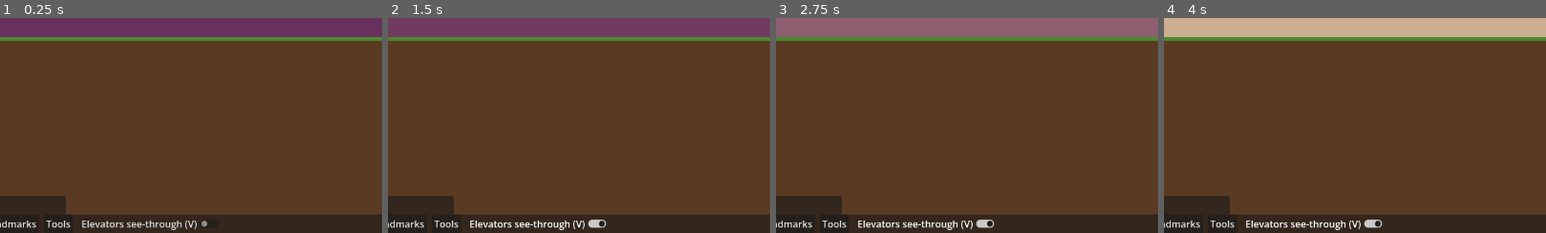
Above: before the commit, frames 1-4 (left to right).
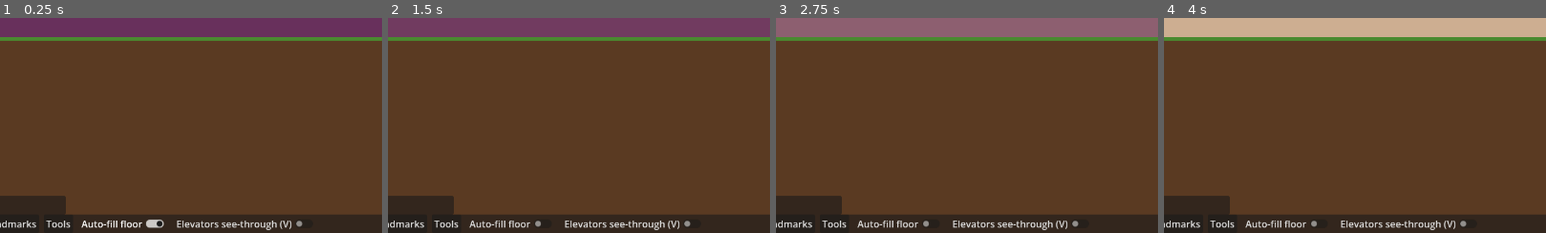
Above: after the commit, the same moments.

Repository: evidencelacking/TowerGame
Game: Godot game, scene res://scenes/main.tscn
Two runs of this game, one before a commit and one after it. Both use one fixed random seed, a clock stepped at 60 frames per second and the inputs below.
Inputs (mouse positions are % of the whole screen's width and height, from its top left):
- Up to frame 1 (0.25 s): no input
- Up to frame 2 (1.5 s): click (57, 98) at 0.5 s, where only the run after the commit has a clickable "Auto-fill floor"; click "2x" at 1.25 s
- Up to frame 3 (2.75 s): click "1x" at 2 s
- Up to frame 4 (4 s): click "3x" at 2.75 s; tap Enter at 3.5, 3.6 s; move the mouse to (72, 45) at 3.52 s; hold Right (ui_right) from 3.53 s (still down); click (72, 45) at 3.67 s; tap Space at 3.77 s
The pictures show only the part of the screen within x 41-91%, y 50-100%; the shares and areas given below are measured in that part.

The runs differ from the first frame. In frame 1, 1.2% of the frame differs, in the area x 21-80%, y 93-99%; in frame 2, 1.2%; in frame 3, 1.2%; in frame 4, 1.2%.

Commit message:
Auto-fill floor: the ghost adds the floor gap beside a new item and its cost (refs #273)
View-side setting (toolbar toggle, on by default, kept in user://settings.cfg).
A click sends ordinary BUILD_FLOOR commands before the item's own command.
The sim is unchanged.

Co-Authored-By: Claude Sonnet 5.5 <noreply@anthropic.com>

Diff:
--- /dev/null
+++ b/scripts/view/auto_fill.gd
@@ -0,0 +1,81 @@
+extends RefCounted
+## Auto-fill floor (#273), view side. For each floor a new item stands on, the empty cells between the
+## item and the nearest floor on either side of that level are planned as ordinary floor spans, so no
+## air is left beside a shaft, stairs or room. The ghost shows the cells and adds their price; a click
+## sends them as BUILD_FLOOR commands before the item's own command. The sim is not changed.
+
+const GridScript := preload("res://scripts/sim/grid.gd")
+const RoomsScript := preload("res://scripts/sim/rooms.gd")
+const CatalogueScript := preload("res://scripts/sim/room_catalogue.gd")
+const TowerSim := preload("res://scripts/sim/tower.gd")
+const ViewSettings := preload("res://scripts/view/view_settings.gd")
+
+
+## The spans to fill beside an item at columns x to x + width - 1 on the given floors (any order).
+## Returns {"spans": [[floor, x_start, x_end], ...] bottom to top, "cost": dollars}. A gap whose cells
+## would have nothing to rest on (counting the gaps planned on the floor below) is left out.
+static func plan(t: TowerSim, levels: Array[int], x: int, width: int) -> Dictionary:
+	var sorted: Array[int] = []
+	sorted.assign(levels)
+	sorted.sort_custom(func(a: int, b: int) -> bool: return GridScript.floor_to_index(a) < GridScript.floor_to_index(b))
+	var pending := {}  # floor * 1000 + column -> true, cells planned so far
+	var spans: Array = []
+	var units := 0
+	for level: int in sorted:
+		for side: int in [-1, 1]:
+			var gap := _gap(t, level, x, width, side)
+			if gap.is_empty() or not _all_supported(t, level, gap[0], gap[1], pending):
+				continue
+			spans.append([level, gap[0], gap[1]])
+			units += gap[1] - gap[0] + 1
+			for column in range(gap[0], gap[1] + 1):
+				pending[level * 1000 + column] = true
+	return {"spans": spans, "cost": units * CatalogueScript.FLOOR_COST_PER_UNIT}
+
+
+## [start, end] columns of the empty cells between the item and the nearest floor on one side
+## (-1 left, 1 right) of its level, or [] when there is no floor on that side or no gap.
+static func _gap(t: TowerSim, level: int, x: int, width: int, side: int) -> Array[int]:
+	var none: Array[int] = []
+	var edge := x - 1 if side < 0 else x + width
+	var column := edge
+	while column >= 0 and column < GridScript.WIDTH_UNITS and not t.floors.has_floor(level, column):
+		column += side
+	if column < 0 or column >= GridScript.WIDTH_UNITS or column == edge:
+		return none
+	var out: Array[int] = []
+	if side < 0:
+		out.assign([column + 1, edge])
+	else:
+		out.assign([edge, column - 1])
+	return out
+
+
+static func _all_supported(t: TowerSim, level: int, start: int, end: int, pending: Dictionary) -> bool:
+	if level == 1:
+		return true
+	var below := RoomsScript.floor_above(level) if level < 0 else RoomsScript.floor_below(level)
+	for column in range(start, end + 1):
+		if not t.floors.has_floor(below, column) and not pending.has(below * 1000 + column):
+			return false
+	return true
+
+
+## Adds the plan to a valid verdict: its cost, the spans in verdict["fill"], and a hint. A verdict
+## that can no longer be paid becomes invalid. No-op when the setting is off or nothing is to fill.
+static func apply(t: TowerSim, out: Dictionary, levels: Array[int], x: int, width: int) -> void:
+	if not ViewSettings.auto_fill or not out["valid"]:
+		return
+	var planned := plan(t, levels, x, width)
+	if (planned["spans"] as Array).is_empty():
+		return
+	out["fill"] = planned["spans"]
+	out["cost"] = int(out["cost"]) + int(planned["cost"])
+	var units: int = int(planned["cost"]) / CatalogueScript.FLOOR_COST_PER_UNIT
+	var note := "Fills %d floor unit%s" % [units, "" if units == 1 else "s"]
+	out["hint"] = note if out.get("hint", "") == "" else "%s. %s" % [out["hint"], note]
+	if out["cost"] > t.ledger.balance:
+		out["valid"] = false
+		out["text"] = "Not enough money"
+		if out.has("code"):
+			out["code"] = RoomsScript.SHORT_OF_FUNDS
--- a/scripts/view/placement_ghost.gd
+++ b/scripts/view/placement_ghost.gd
@@ -9,6 +9,7 @@
 ## (DragGesture): press, drag, release sends. A plain click on a lobby or floor tool is a 1-unit span.
 
 const VC := preload("res://scripts/view/view_consts.gd")
+const AutoFill := preload("res://scripts/view/auto_fill.gd")
 const RoomsScript := preload("res://scripts/sim/rooms.gd")
 const FloorsScript := preload("res://scripts/sim/floors.gd")
 const CatalogueScript := preload("res://scripts/sim/room_catalogue.gd")
@@ -213,6 +214,13 @@
 		out["text"] = reason_text("rooms", RoomsScript.SHORT_OF_FUNDS)
 	else:
 		out["valid"] = true
+		if not is_span_tool(tool_id):  ## Auto-fill (#273): floor between the item and the floor beside it.
+			var levels: Array[int] = [floor_number]
+			if tool_id == STAIRS or tool_id == ESCALATOR or RoomsScript.TALL_KINDS.has(tool_id):
+				levels.append(RoomsScript.floor_above(floor_number))
+			AutoFill.apply(t, out, levels, x_left, out["width"])
+			if not out["valid"]:
+				out["text"] = reason_text("rooms", RoomsScript.SHORT_OF_FUNDS)
 	return out
 
 
@@ -221,6 +229,15 @@
 	var out: Dictionary
 	if ElevatorTools.is_shaft_tool(tool_id):
 		out = ElevatorTools.evaluate_shaft(t, tool_id, floor_number, gesture.get("start_floor", floor_number), gesture.get("start_column", column), star_rating)
+		if out.get("mode", "") == "place" and out["valid"]:  ## Auto-fill (#273) beside every stop.
+			var levels: Array[int] = []
+			var level: int = out["floor"]
+			while true:
+				levels.append(level)
+				if level == out["top"]:
+					break
+				level = RoomsScript.floor_above(level)
+			AutoFill.apply(t, out, levels, out["x"], out["width"])
 	else:
 		out = ElevatorTools.evaluate_car(t, tool_id, floor_number, column, star_rating)
 	if out["code"] != 0 and out["text"] == "":  ## A star lock was worded already.
@@ -246,6 +263,18 @@
 	else:
 		out["valid"] = true
 		out["text"] = "Replace with %s: net $%d" % [kind, checked["net"]]
+	return out
+
+
+## The commands a click sends: the auto-fill floor spans first (#273), then the item's own command.
+static func commands_for(tool_id: String, verdict: Dictionary, tick: int, kind: String = "") -> Array[TowerSim.Command]:
+	var out: Array[TowerSim.Command] = []
+	var main := command_for(tool_id, verdict, tick, kind)
+	if main == null:
+		return out
+	for span: Array in verdict.get("fill", []):
+		out.append(TowerSim.Command.make(tick + 1, TowerSim.Command.BUILD_FLOOR, [span[0], span[1], span[2]] as Array[int]))
+	out.append(main)
 	return out
 
 
@@ -399,9 +428,14 @@
 func commit() -> bool:
 	if tower == null or tool == "" or result.is_empty():
 		return false
-	var command := command_for(tool, result, tower.tick, last_room)
+	var commands := commands_for(tool, result, tower.tick, last_room)
 	_last_key = []  ## The build changes the verdict: recompute on the next frame.
-	return command != null and tower.enqueue(command)
+	if commands.is_empty():
+		return false
+	var queued := true
+	for command: TowerSim.Command in commands:
+		queued = tower.enqueue(command) and queued
+	return queued
 
 
 func _process(_delta: float) -> void:
@@ -439,6 +473,10 @@
 	var rect := Rect2i(result["x"] * VC.CELL_W, VC.floor_to_row(top) * VC.CELL_H,
 		result["width"] * VC.CELL_W, rows * VC.CELL_H)
 	var tint := VALID_TINT if result["valid"] else INVALID_TINT
+	for span: Array in result.get("fill", []):  ## Auto-fill cells (#273): a lighter tint.
+		var fill := Rect2i(span[1] * VC.CELL_W, VC.floor_to_row(span[0]) * VC.CELL_H, (span[2] - span[1] + 1) * VC.CELL_W, VC.CELL_H)
+		draw_rect(fill, Color(tint, 0.25))
+		draw_rect(fill, Color(tint, 0.8), false, 1.0)
 	draw_rect(rect, tint)
 	draw_rect(rect, Color(tint, 1.0), false, 1.0)
 
--- a/scripts/view/toolbar.gd
+++ b/scripts/view/toolbar.gd
@@ -10,6 +10,7 @@
 const Ghost := preload("res://scripts/view/placement_ghost.gd")
 const HudScript := preload("res://scripts/view/hud.gd")
 const TransportLook := preload("res://scripts/view/transport_look.gd")
+const ViewSettings := preload("res://scripts/view/view_settings.gd")
 
 ## Category -> item ids, in display order. Catalogue ids here cover CatalogueScript.IDS exactly
 ## once (a test checks); bulldoze and replace are player tools, not catalogue rows.
@@ -48,6 +49,7 @@
 var _category_lists: Array[VBoxContainer] = []  ## One item list per category; only the open one shows.
 var _item_buttons: Dictionary = {}  ## item id -> Button
 var _open_category: int = -1
+var _auto_fill: CheckButton  ## "Auto-fill floor" (#273): a view option, not saved in the tower.
 var _see_through: CheckButton  ## "Elevators see-through" (#272): a view option, not saved in the tower.
 var _shown_stars: int = -1
 var _shown_tool: String = "?"
@@ -91,6 +93,15 @@
 			list.add_child(item)
 			_item_buttons[id] = item
 	TransportLook.load_setting()
+	ViewSettings.load_settings()
+	_auto_fill = CheckButton.new()
+	_auto_fill.name = "AutoFill"
+	_auto_fill.text = "Auto-fill floor"
+	_auto_fill.tooltip_text = "Building on a level fills the empty floor between the new item and the floor beside it, and adds the cost. View option."
+	_auto_fill.focus_mode = Control.FOCUS_NONE
+	_auto_fill.button_pressed = ViewSettings.auto_fill
+	_auto_fill.toggled.connect(ViewSettings.set_auto_fill)
+	row.add_child(_auto_fill)
 	_see_through = CheckButton.new()
 	_see_through.name = "SeeThrough"
 	_see_through.text = "Elevators see-through (V)"
--- /dev/null
+++ b/scripts/view/view_settings.gd
@@ -0,0 +1,25 @@
+extends RefCounted
+## View settings kept in user://settings.cfg with the display settings, never in the tower or a save.
+
+const SETTINGS_PATH := "user://settings.cfg"
+const SECTION := "view"
+const KEY_AUTO_FILL := "auto_fill_floor"
+
+## Auto-fill floor (#273): building on a level fills the floor gap between the new item and the
+## nearest floor beside it. On by default.
+static var auto_fill: bool = true
+
+
+## Reads the saved options; the toolbar calls it once when it starts.
+static func load_settings() -> void:
+	var config := ConfigFile.new()
+	if config.load(SETTINGS_PATH) == OK:
+		auto_fill = bool(config.get_value(SECTION, KEY_AUTO_FILL, true))
+
+
+static func set_auto_fill(value: bool) -> void:
+	auto_fill = value
+	var config := ConfigFile.new()
+	config.load(SETTINGS_PATH)  # keep other sections; a missing file is fine
+	config.set_value(SECTION, KEY_AUTO_FILL, value)
+	config.save(SETTINGS_PATH)
--- a/tests/run_tests.gd
+++ b/tests/run_tests.gd
@@ -27,6 +27,7 @@
 const TestShaftResize := preload("res://tests/test_shaft_resize.gd")
 const TestShaftMachine := preload("res://tests/test_shaft_machine.gd")
 const TestBehind := preload("res://tests/test_behind.gd")
+const TestAutofill := preload("res://tests/test_autofill.gd")
 const TestCars := preload("res://tests/test_cars.gd")
 const TestExpress := preload("res://tests/test_express.gd")
 const TestCarMotion := preload("res://tests/test_car_motion.gd")
@@ -117,6 +118,7 @@
 	TestShaftResize.run(check)
 	TestShaftMachine.run(check)
 	TestBehind.run(check)
+	TestAutofill.run(check)
 	TestCars.run(check)
 	TestExpress.run(check)
 	TestCarMotion.run(check)
--- /dev/null
+++ b/tests/test_autofill.gd
@@ -0,0 +1,82 @@
+extends RefCounted
+## Auto-fill floor (#273): the ghost adds the floor between a new item and the floor beside it, with
+## its price, and a click sends ordinary floor commands first. The sim itself is unchanged.
+
+const TowerSim := preload("res://scripts/sim/tower.gd")
+const Command := TowerSim.Command
+const Ghost := preload("res://scripts/view/placement_ghost.gd")
+const ViewSettings := preload("res://scripts/view/view_settings.gd")
+const TestShafts := preload("res://tests/test_shafts.gd")
+
+const UNIT := 500
+
+
+## The verdict for dragging a local shaft from floor `bottom` to `top` with its left edge at x.
+static func _shaft_verdict(t: TowerSim, bottom: int, top: int, x: int) -> Dictionary:
+	return Ghost.evaluate(t, "local_shaft", top, x, 5, "", {"start_floor": bottom, "start_column": x + 2})
+
+
+## Sends the verdict's commands as a click would, and runs the ticks that apply them.
+static func _click(t: TowerSim, tool_id: String, verdict: Dictionary) -> void:
+	for command: Command in Ghost.commands_for(tool_id, verdict, t.tick):
+		t.enqueue(command)
+	t.step()
+	t.step()
+
+
+## A tall tower with the ground floor built across columns 100 to 199, so floor above it has support.
+static func _ground() -> TowerSim:
+	var t := TestShafts._tall()
+	t.floors.fill_span(1, 132, 199)
+	return t
+
+
+static func run(check: Callable) -> void:
+	var was_on := ViewSettings.auto_fill
+	ViewSettings.auto_fill = true
+
+	# A shaft 3 cells off the lobby: floor fills in on every floor it stops at.
+	var t := TestShafts._tall()
+	var base := _shaft_verdict(t, 1, 3, 135)
+	var fills: Array = base.get("fill", [])
+	check.call(base["valid"] and fills.size() == 3 and fills[0] == [1, 132, 134] and fills[2] == [3, 132, 134], "a shaft off the tower edge plans floor on each of its floors")
+	ViewSettings.auto_fill = false
+	var plain := _shaft_verdict(t, 1, 3, 135)
+	ViewSettings.auto_fill = true
+	check.call(base["cost"] == plain["cost"] + 9 * UNIT and not plain.has("fill"), "the ghost price includes the fill, and the setting off adds nothing")
+	var funds := t.ledger.balance
+	_click(t, "local_shaft", base)
+	check.call(t.floors.has_floor(1, 133) and t.floors.has_floor(2, 132) and t.floors.has_floor(3, 134) and t.rooms.shaft_count() == 1, "the click builds the fill and the shaft")
+	check.call(funds - t.ledger.balance == base["cost"], "the ledger paid exactly the ghost price")
+
+	# Floor on both sides: both gaps fill.
+	var b := TestShafts._tall()
+	for f in range(1, 4):
+		b.floors.fill_span(f, 150, 160)
+	var both := _shaft_verdict(b, 1, 2, 140)
+	check.call(both["valid"] and (both["fill"] as Array).size() == 4, "a gap on each side fills both")
+	_click(b, "local_shaft", both)
+	check.call(b.floors.has_floor(2, 132) and b.floors.has_floor(2, 149) and b.floors.has_floor(1, 139), "both sides are closed after the click")
+
+	# No other floor on the level: nothing to fill.
+	var empty := TowerSim.new(1, 100000000)
+	var lone := _shaft_verdict(empty, 1, 2, 200)
+	check.call(lone["valid"] and not lone.has("fill"), "nothing fills when the level has no other floor")
+
+	# A room: the gap beside it fills too, and short funds refuse it.
+	var r := _ground()
+	var office := Ghost.evaluate(r, "office", 2, 140, 5)
+	check.call(office["valid"] and (office["fill"] as Array) == [[2, 132, 139]], "a room off the edge plans its gap")
+	var poor := _ground()
+	var needed: int = Ghost.evaluate(poor, "office", 2, 140, 5)["cost"]
+	poor.ledger.charge(poor.tick, poor.ledger.balance - (needed - 1), 0)
+	check.call(not Ghost.evaluate(poor, "office", 2, 140, 5)["valid"], "a build the fill makes unaffordable is refused")
+
+	# Stairs on two floors: each floor's gap, the upper one resting on the lower.
+	var s := _ground()
+	s.floors.fill_span(2, 145, 160)
+	s.floors.fill_span(3, 145, 160)
+	var stairs := Ghost.evaluate(s, Ghost.STAIRS, 2, 145, 5)
+	check.call(stairs["valid"] and (stairs["fill"] as Array).size() == 2, "stairs fill beside both of their floors")
+
+	ViewSettings.auto_fill = was_on
--- a/tools/ui_test.gd
+++ b/tools/ui_test.gd
@@ -82,6 +82,7 @@
 	await _bulldoze_cases()
 	await _window_cases()
 	await _behind_cases()
+	await _fill_cases()
 
 
 func _toolbar_cases() -> void:
@@ -242,6 +243,13 @@
 		func() -> bool: return _link_kind(9, 112) == "" and _kind_at(9, 112) == "retail", "Bulldoze takes the escalator first")
 	await _click_case("behind.escalator.bulldoze_room", "behind", GhostScript.BULLDOZE, 9, 114,
 		func() -> bool: return _kind_at(9, 112) == "", "A second bulldoze takes the shop behind")
+
+
+## Auto-fill floor (#273): a shaft dragged a few cells off the floor edge closes the gap on each of its floors.
+func _fill_cases() -> void:
+	await _drag_case("fill.shaft", "fill", "local_shaft", 146, 3, 146, 4,
+		func() -> bool: return _shaft_span(146, 3, 4) and _tower.floors.has_floor(3, 140) and _tower.floors.has_floor(4, 143),
+		"Drag a shaft at columns 144 to 147 over floors 3 to 4, beside floor ending at column 139: the gap fills")
 
 
 func _window_cases() -> void:
Not shown, added: scripts/view/auto_fill.gd.uid
Not shown, added: scripts/view/view_settings.gd.uid
Not shown, added: tests/test_autofill.gd.uid
